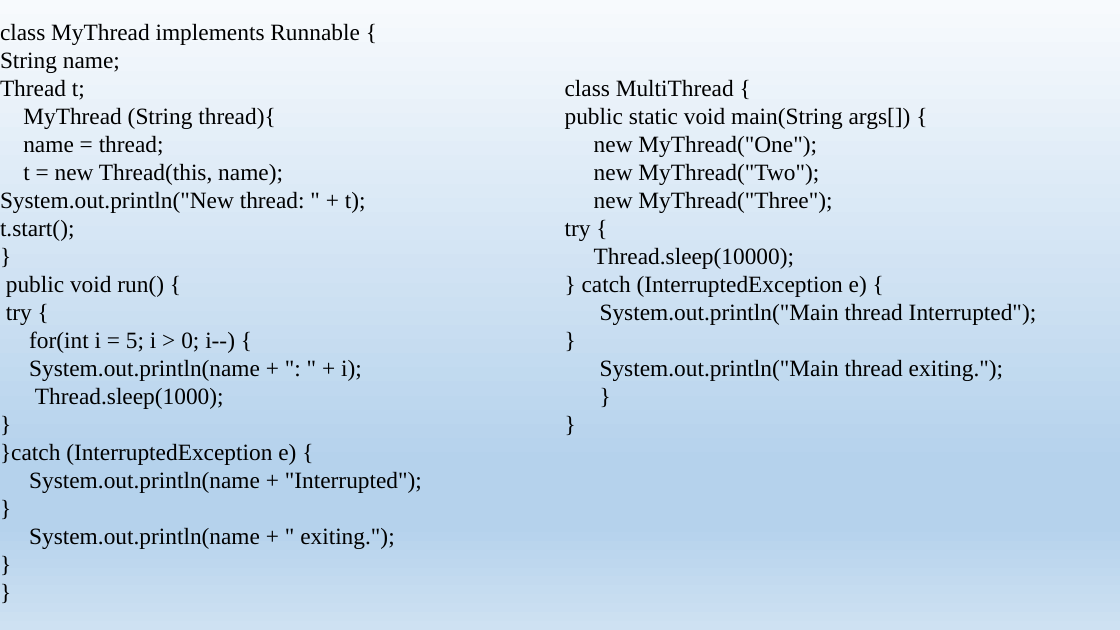
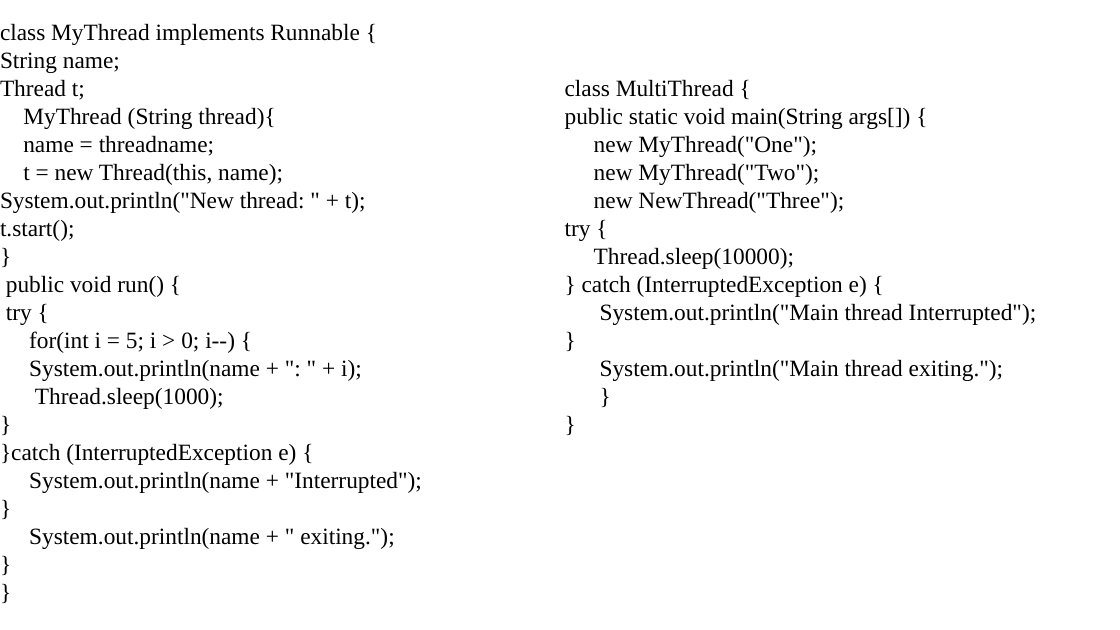
Before and after one commit to theabhishek07/Object_Oriented_Programming, a slide deck: slide 26 of STUDY_MATERIAL/Pushpendra_Sir/6.Threading.pptx. Drawn at 1120x630 pixels with LibreOffice and Linux fonts; fonts in the diff are those of the drawing. Boxes give left, top, right and bottom in pixels: in the first picture for what was removed or moved away, otherwise in the second. Text is boxed around its words. In the diff, an @@ line names an element or a change of style, - is before the commit and + after.

Commit message:
ppt

```diff
--- a/STUDY_MATERIAL/Pushpendra_Sir/6.Threading.pptx
+++ b/STUDY_MATERIAL/Pushpendra_Sir/6.Threading.pptx
@@ background gradient #F7FAFD to #B5D2EC to #CEE1F2 to #FFFFFF @@
@@ text at (23,135,214,156): text changed @@
-name = thread;
+name = threadname;
@@ text at (594,191,844,213): text changed @@
-new MyThread("Three");
+new NewThread("Three");
```
Also in this commit, not shown: 2 other slides changed, 2 slides added, 2 other files.
